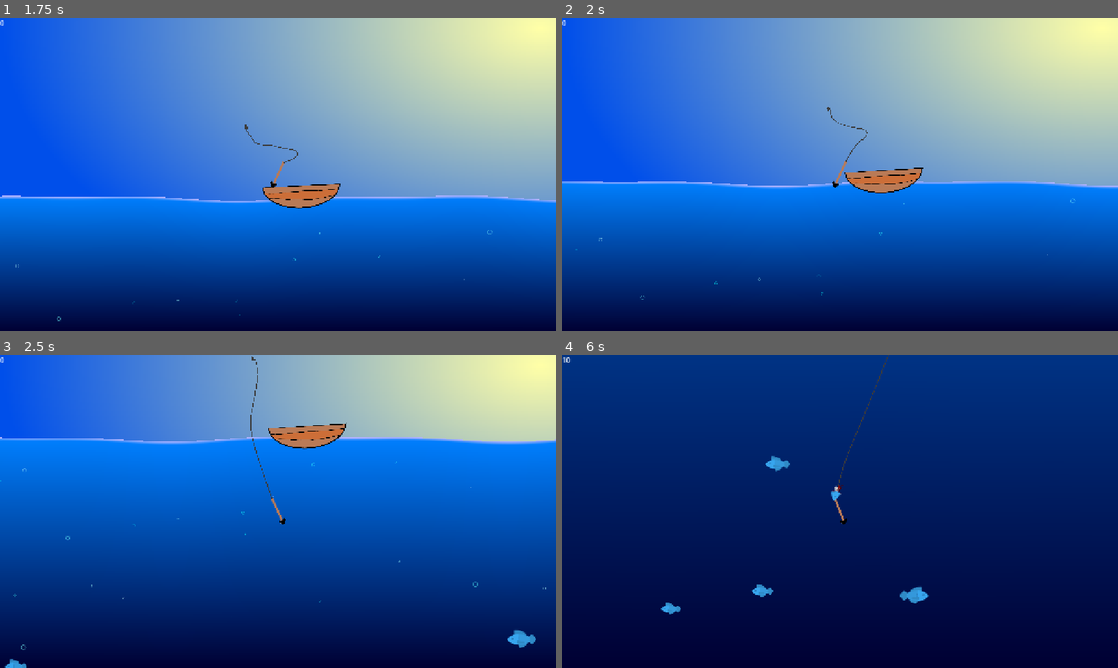
Above: before the commit, frames 1-4 (two rows, left to right).
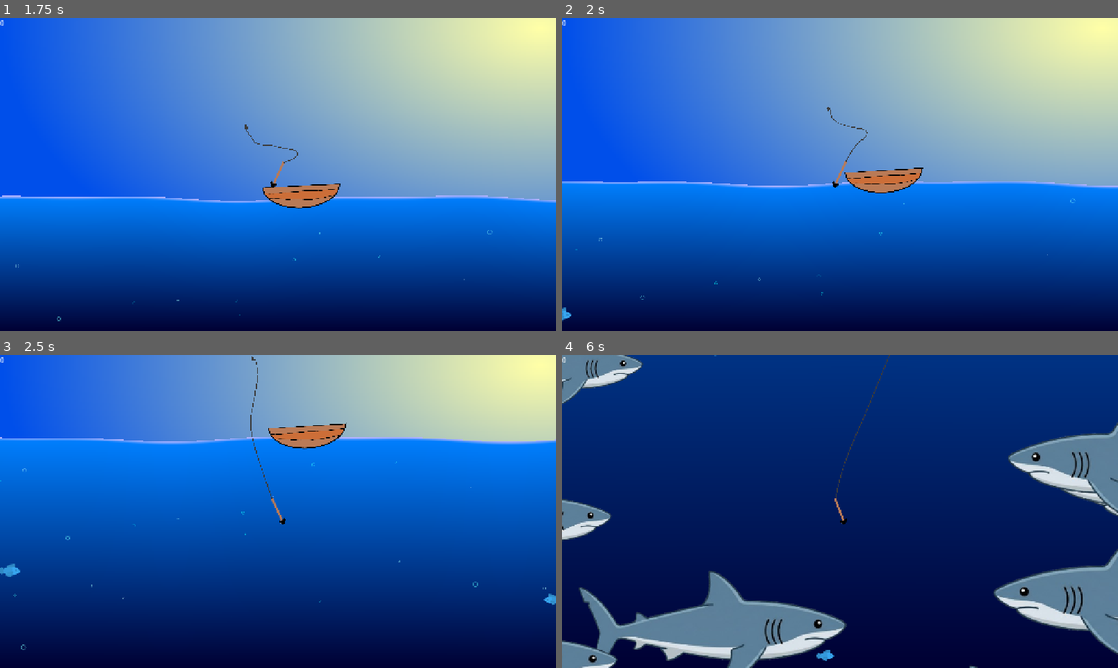
Above: after the commit, the same moments.

Repository: Duckslayer/Fishy
Game: Godot game, scene res://game.tscn
Same seed, same stepped clock (60 frames per second), same inputs: the game is played once before the commit and once after it.
Inputs:
- Up to frame 1 (1.75 s): hold D (Right) 0.53-1.28 s; tap Space (Launch) at 0.6, 1.35 s; hold A (Left) from 1.28 s (still down)
- Up to frame 2 (2 s): keep holding A (Left)
- Up to frame 3 (2.5 s): release A (Left) at 2.03 s; hold D (Right) from 2.03 s (still down); tap Space (Launch) at 2.1 s
- Up to frame 4 (6 s): tap Space (Launch) every 0.75 s from 2.85 to 5.85 s; release D (Right) at 3.53 s; hold A (Left) 3.53-5.78 s; hold D (Right) from 5.78 s (still down)

Frame 1 is identical in both runs. In frame 2, less than 0.1% of the frame differs, in the area x 0-2%, y 92-97%; in frame 3, 0.4%; in frame 4, 18%, in the area x 0-100%, y 0-100%.

Commit message:
Added shark

Diff:
--- a/fish/basic_fish/basic_fish_head.tscn
+++ b/fish/basic_fish/basic_fish_head.tscn
@@ -1,6 +1,6 @@
 [gd_scene format=3 uid="uid://cgwuvoem13jj0"]
 
-[ext_resource type="Texture2D" uid="uid://832sm5h7haue" path="res://fish/basic_fish/fish_blue_head.svg" id="1_jl5cn"]
+[ext_resource type="Texture2D" uid="uid://832sm5h7haue" path="res://fish/basic_fish/sprites/fish_blue_head.svg" id="1_jl5cn"]
 
 [node name="BasicFishHead" type="Node2D" unique_id=1886422531]
 
--- a/fish/fish_swim.gdshader
+++ /dev/null
@@ -1,13 +0,0 @@
-shader_type canvas_item;
-
-uniform float wave_speed : hint_range(1.0, 10.0) = 3.0;
-uniform float wave_amplitude : hint_range(1.0, 20.0) = 6.0;
-uniform float wave_frequency : hint_range(1.0, 10.0) = 3.0;
-
-void vertex() {
-	// Tail is on the left (UV.x = 0), head on the right (UV.x = 1).
-	// Invert UV.x so deformation is strongest at the tail.
-	float tail_weight = pow(1.0 - UV.x, 2.0);
-	float wave = sin(TIME * wave_speed + UV.x * wave_frequency) * wave_amplitude;
-	VERTEX.y += wave * tail_weight;
-}
--- /dev/null
+++ b/fish/shark/shark.gd
@@ -0,0 +1,16 @@
+extends BaseFish
+
+func _ready() -> void:
+	speed = 70.0
+	points = 50
+	$Appearance.scale *= size_scale
+
+func _process(delta: float) -> void:
+	var direction := Vector2.from_angle(global_rotation)
+	position += direction * speed * delta
+
+func _on_death_timer_timeout() -> void:
+	queue_free()
+
+func _on_body_entered(_body: Node2D) -> void:
+	die()
--- /dev/null
+++ b/fish/shark/shark.tscn
@@ -0,0 +1,81 @@
+[gd_scene format=3 uid="uid://dhs6f6dnqp7vl"]
+
+[ext_resource type="Script" uid="uid://jvbf7tnrdeio" path="res://fish/shark/shark.gd" id="1_0uy1w"]
+[ext_resource type="Texture2D" uid="uid://snspeki5fic6" path="res://fish/shark/sprites/shark.png" id="2_hsvkq"]
+
+[sub_resource type="CapsuleShape2D" id="CapsuleShape2D_0uy1w"]
+radius = 90.0
+height = 508.0
+
+[sub_resource type="Animation" id="Animation_hsvkq"]
+length = 0.001
+tracks/0/type = "value"
+tracks/0/imported = false
+tracks/0/enabled = true
+tracks/0/path = NodePath("Tail:scale")
+tracks/0/interp = 1
+tracks/0/loop_wrap = true
+tracks/0/keys = {
+"times": PackedFloat32Array(0),
+"transitions": PackedFloat32Array(1),
+"update": 0,
+"values": [Vector2(1, 1)]
+}
+
+[sub_resource type="Animation" id="Animation_3eid0"]
+resource_name = "swim"
+length = 1.6
+loop_mode = 1
+tracks/0/type = "value"
+tracks/0/imported = false
+tracks/0/enabled = true
+tracks/0/path = NodePath("Tail:scale")
+tracks/0/interp = 1
+tracks/0/loop_wrap = true
+tracks/0/keys = {
+"times": PackedFloat32Array(0, 0.4, 0.8, 1.2, 1.6),
+"transitions": PackedFloat32Array(1, 1, 1, 1, 1),
+"update": 0,
+"values": [Vector2(1, 1), Vector2(0.8, 1), Vector2(0.7, 1), Vector2(0.8, 1), Vector2(1, 1)]
+}
+
+[sub_resource type="AnimationLibrary" id="AnimationLibrary_40to8"]
+_data = {
+&"RESET": SubResource("Animation_hsvkq"),
+&"swim": SubResource("Animation_3eid0")
+}
+
+[node name="Shark" type="Area2D" unique_id=619737366]
+collision_mask = 2
+script = ExtResource("1_0uy1w")
+
+[node name="CollisionShape2D" type="CollisionShape2D" parent="." unique_id=368202328]
+rotation = 1.5707964
+shape = SubResource("CapsuleShape2D_0uy1w")
+
+[node name="Appearance" type="Node2D" parent="." unique_id=1726127288]
+
+[node name="Tail" type="Sprite2D" parent="Appearance" unique_id=427313066]
+position = Vector2(-114, -2)
+texture = ExtResource("2_hsvkq")
+offset = Vector2(-85, 0)
+region_enabled = true
+region_rect = Rect2(0, 0, 170, 229)
+
+[node name="Body" type="Sprite2D" parent="Appearance" unique_id=940809393]
+position = Vector2(87, -2)
+texture = ExtResource("2_hsvkq")
+region_enabled = true
+region_rect = Rect2(170, 0, 403, 229)
+
+[node name="AnimationPlayer" type="AnimationPlayer" parent="." unique_id=773119872]
+root_node = NodePath("../Appearance")
+libraries/ = SubResource("AnimationLibrary_40to8")
+autoplay = &"swim"
+
+[node name="DeathTimer" type="Timer" parent="." unique_id=2071240183]
+wait_time = 30.0
+one_shot = true
+
+[connection signal="body_entered" from="." to="." method="_on_body_entered"]
+[connection signal="timeout" from="DeathTimer" to="." method="_on_death_timer_timeout"]
--- a/fish/spawner.gd
+++ b/fish/spawner.gd
@@ -7,8 +7,17 @@
 @export var min_depth: float = 100.0
 @export var spawn_root: Node
 
+var basic_fish = preload("uid://bunm3ffkiabq2")
+var shark = preload("uid://dhs6f6dnqp7vl")
+
+var fish_deck: Array[Resource]
+
+func _ready() -> void:
+	fish_deck.append(basic_fish)
+
 func spawn_fish() -> void:
-	var fish: BaseFish = fish_scenes.pick_random().instantiate()
+
+	var fish: BaseFish = draw_fish()
 
 	var camera := get_viewport().get_camera_2d()
 	var cam_pos := camera.global_position
@@ -51,6 +60,17 @@
 	var root := spawn_root if spawn_root else get_parent().get_parent()
 	root.add_child(fish)
 
+func draw_fish() -> BaseFish:
+	if get_depth() < 1000:
+		return basic_fish.instantiate()
+
+	return shark.instantiate()
+
+func get_depth() -> int:
+	var camera := get_viewport().get_camera_2d()
+	var cam_pos := camera.global_position
+	return cam_pos.y
+
 func _on_timer_timeout() -> void:
 	for i in range(number_of_fish):
 		spawn_fish()
Renamed: fish/basic_fish/fish_blue_head.svg -> fish/basic_fish/sprites/fish_blue_head.svg
Not shown, changed: fish/basic_fish/sprites/fish_blue_head.svg.import
Renamed: fish/shark/flesh.png -> fish/chunks/flesh.png
Not shown, changed: fish/chunks/flesh.png.import
Renamed: fish/shark/guts.png -> fish/chunks/guts.png
Not shown, changed: fish/chunks/guts.png.import
Not shown, removed: fish/fish_swim.gdshader.uid
Not shown, added: fish/shark/shark.gd.uid
Renamed: fish/shark/damaged_shark.png -> fish/shark/sprites/damaged_shark.png
Not shown, changed: fish/shark/sprites/damaged_shark.png.import
Renamed: fish/shark/damaged_tail.png -> fish/shark/sprites/damaged_tail.png
Not shown, changed: fish/shark/sprites/damaged_tail.png.import
(and 6 more such lines)
